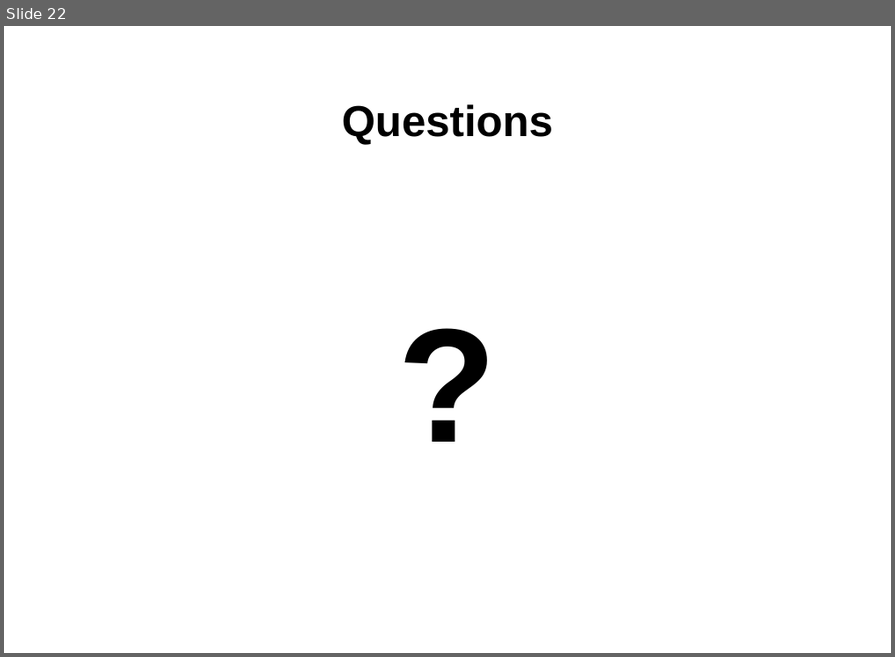
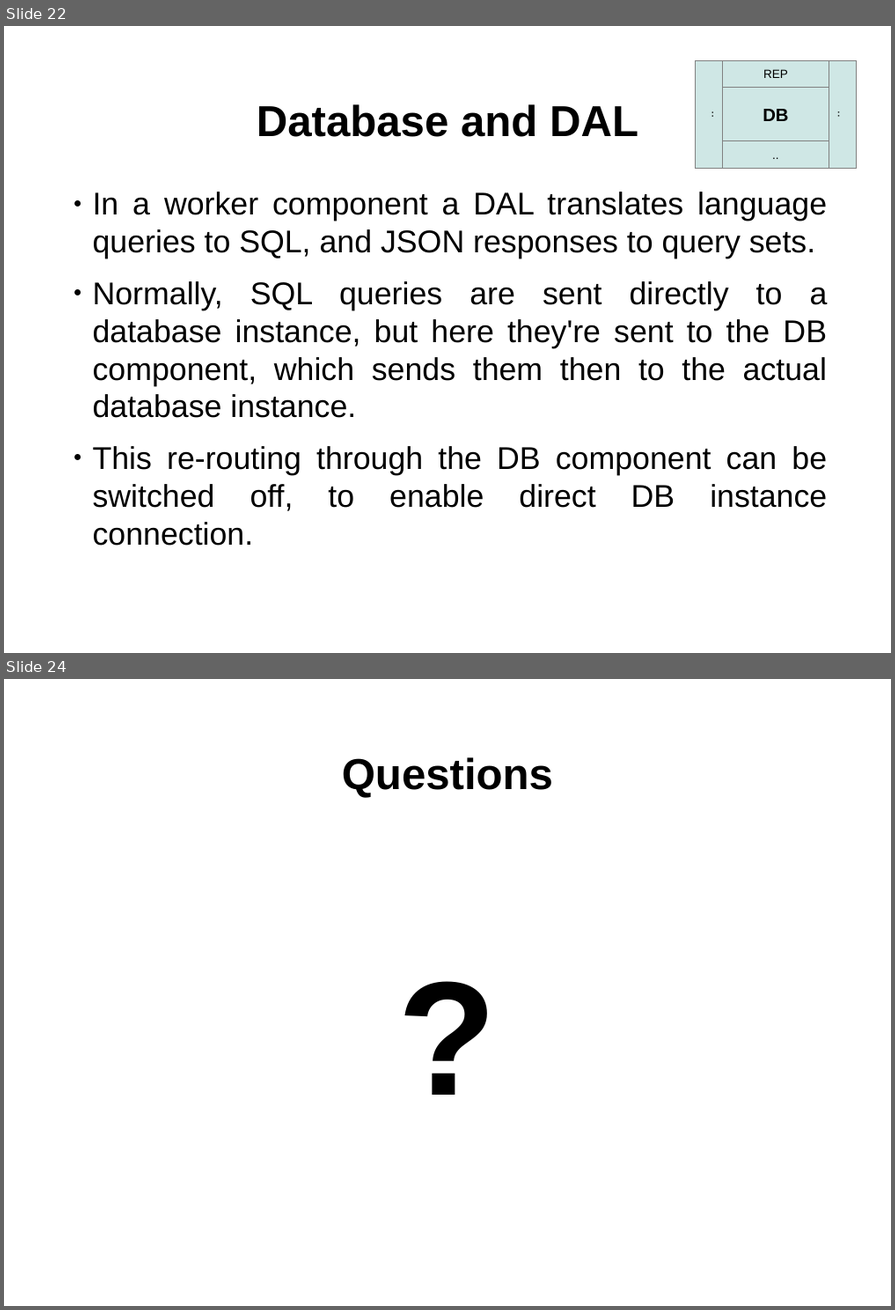
Before and after one commit to hsk81/fx-zero, a slide deck: doc/presentation/fx-zero.odp. Shown one above the other, each under a label of ours: slide 22 before the commit, slides 22 and 24 after it; the slides between them are not shown. The pictures are 895x657 and 895x1310 pixels, drawn with LibreOffice and Linux fonts; fonts in the diff are those of the drawing. Boxes give left, top, right and bottom in pixels: in the first picture for what was removed or moved away, otherwise in the second. Text is boxed around its words. In the diff, an @@ line names an element or a change of style, - is before the commit and + after.

Commit message:
Have added server and database components' descriptions.

```diff
--- a/doc/presentation/fx-zero.odp
+++ b/doc/presentation/fx-zero.odp
@@ slide 22 added at (4,26,891,653), background #FFFFFF @@
@@ group added at (696,61,856,168): 5 rectangles @@
+DB
+..
+REP
+..
+..
@@ title added at (257,104,638,137), 58.1 pt, text #000000, bold @@
+Database and DAL
@@ text added at (93,191,828,545), 42.2 pt, text #000000 @@
+● In a worker component a DAL translates language queries to SQL, and JSON responses to query sets.
+● Normally, SQL queries are sent directly to a database instance, but here they're sent to the DB component, which sends them then to the actual database instance.
+● This re-routing through the DB component can be switched off, to enable direct DB instance connection.
@@ what was slide 22 is now slide 24 @@
```
Also in this commit, not shown: 4 slides changed, 1 other slide added, 2 other files.
